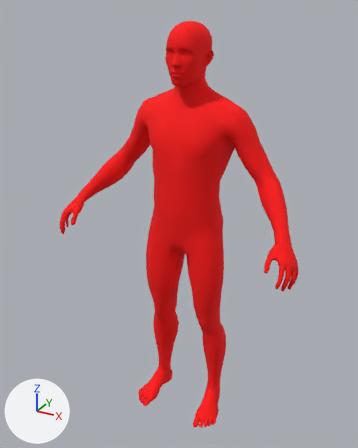
Two versions of the Blender file Assets/Models/TestObjects/testHumanRig.blend, one commit apart.
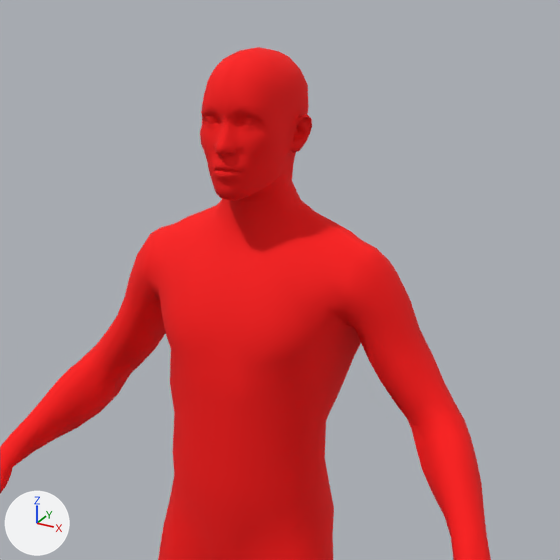
Old and new are each drawn whole from a 50 mm camera at (1.039, -1.984, 2.044) aimed at (-0.027, -0.047, 1.075) and again close up on the part from 22% to 90% of the width and 0% to 54% of the height. Lighting does not change. The marker at lower left points along +X, +Y and +Z. The first two pictures are the older version.

In view in the first close-up: 'lowPolyMale'.
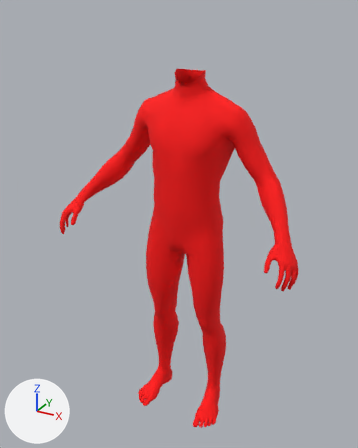
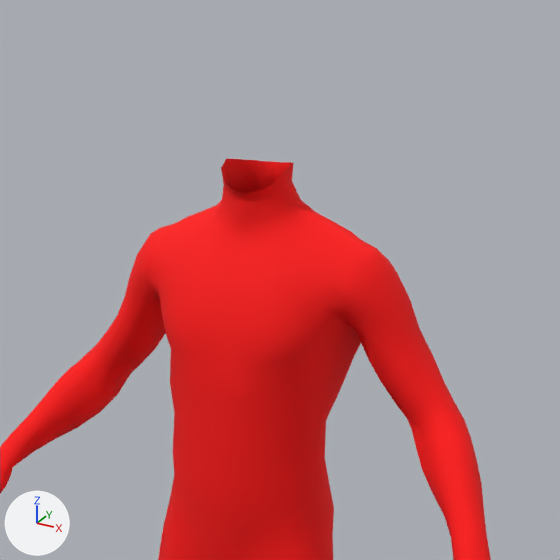
The edits, one by one:
Material 'head' (mat_head) is new.
Its base color is (1.0, 1.0, 1.0) (white #ffffff).
Its alpha is 0.0.
me_male2_lambert1_0 has 3589 vertices, 7156 faces and spans x -7.4..7.4, y -2.7..2.7, z 0.0..24.1.
me_male2_lambert1_0 is used by ob_lowpolymale; location (0.0, -0.073, 0.0); scale (0.0825, 0.0825, 0.0825).
me_male2_lambert1_0 part 1: 1688 of the faces centred in x -1.3..1.3, y -0.8..2.1, z 21.0..24.1 switch from mat_lambert1 (red #ff0000) to mat_head (white #ffffff).

Where the change shows, as pixel boxes (x1, y1, x2, y2) in the close-ups (560 x 560 px):
part 1 of me_male2_lambert1_0, recoloured: (200, 47, 312, 200) in both
